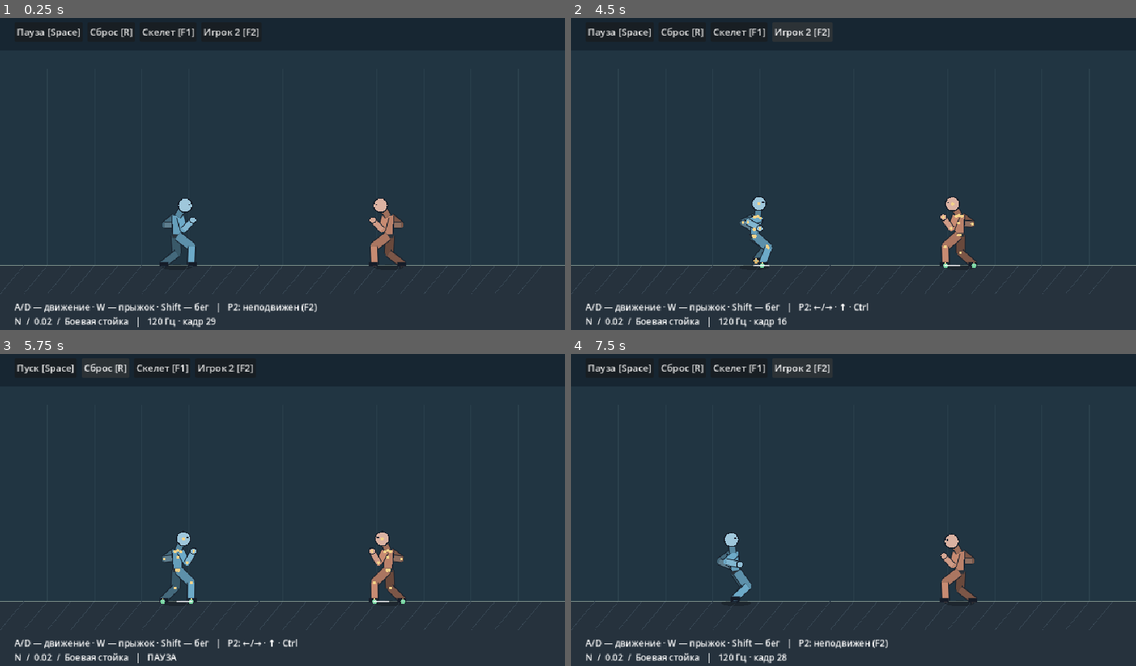
Above: before the commit, frames 1-4 (two rows, left to right).
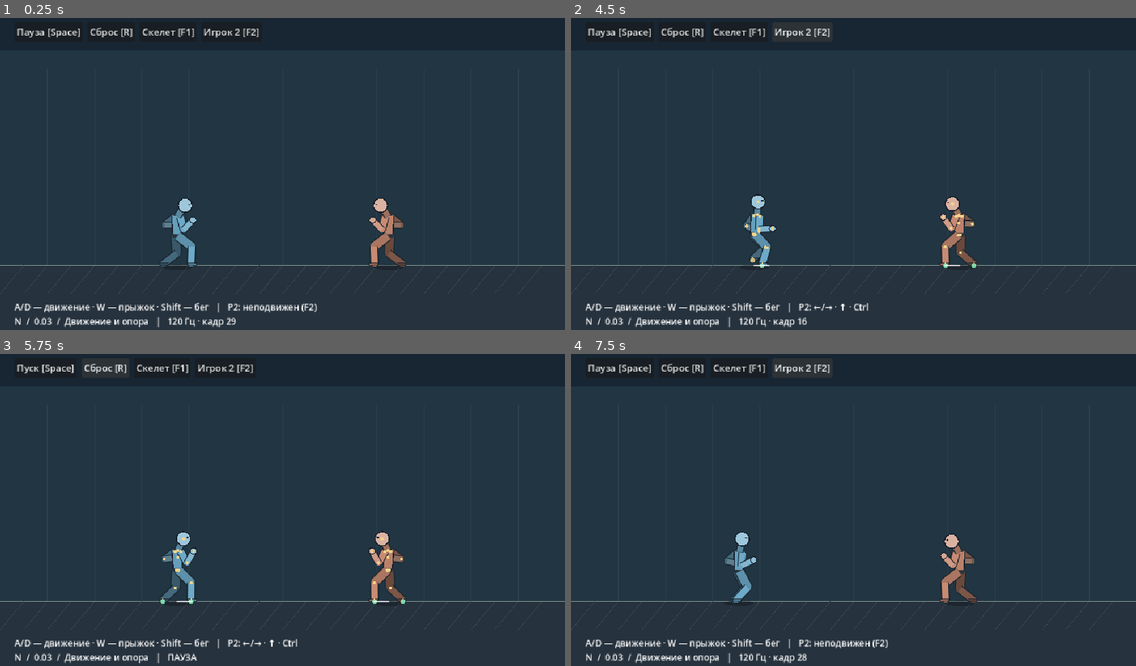
Above: after the commit, the same moments.

Repository: Mefits/pixelfxGadot
Game: Godot game, scene res://game/arena.tscn
Same seed, same stepped clock (60 frames per second), same inputs: the game is played once before the commit and once after it.
Inputs:
- Up to frame 1 (0.25 s): no input
- Up to frame 2 (4.5 s): click "Пауза [Space]" at 0.5 s; click "Пуск [Space]" at 1.25 s; click "Сброс [R]" at 2 s; click "Скелет [F1]" at 2.75 s; click "Игрок 2 [F2]" at 3.5 s; tap Enter at 4.25 s; hold D from 4.28 s (still down); tap R at 4.35 s
- Up to frame 3 (5.75 s): tap Space at 4.52 s; release D at 5 s; click "Сброс [R]" at 5 s
- Up to frame 4 (7.5 s): click "Скелет [F1]" at 5.75 s; click "Игрок 2 [F2]" at 6.5 s; tap Space at 7.25 s; hold A from 7.28 s (still down); tap Shift at 7.35 s

The runs differ from the first frame. In frame 1, 0.6% of the frame differs, in the area x 8-72%, y 78-100%; in frame 2, 0.9%; in frame 3, 0.4%; in frame 4, 1.1%, in the area x 8-72%, y 57-100%.

Commit message:
N 0.03: reference-informed locomotion, guard backpedal, jump phases and real motion captures

Diff:
--- a/game/arena.gd
+++ b/game/arena.gd
@@ -60,7 +60,7 @@
     _hud()
     queue_redraw()
 func _hud()->void:
-    hud.text="A/D — движение · W — прыжок · Shift — бег   |   "+("P2: неподвижен (F2)" if single_player else "P2: ←/→ · ↑ · Ctrl")+"\nN  /  0.02  /  Боевая стойка   |   "+("ПАУЗА" if paused else ("120 Гц · кадр "+str(world.ticks)))
+    hud.text="A/D — движение · W — прыжок · Shift — бег   |   "+("P2: неподвижен (F2)" if single_player else "P2: ←/→ · ↑ · Ctrl")+"\nN  /  0.03  /  Движение и опора   |   "+("ПАУЗА" if paused else ("120 Гц · кадр "+str(world.ticks)))
 func _segment(a:Vector2,b:Vector2,width:float,c:Color)->void:
     draw_line(a,b,Color("#17202b"),width+3,true)
     draw_line(a,b,c,width,true)
@@ -69,7 +69,9 @@
     _segment(p["thigh_"+side],p["knee_"+side],13,c.darkened(.15))
     _segment(p["knee_"+side],p["foot_"+side],10,c)
     var foot:Vector2=p["foot_"+side]
-    draw_line(foot-Vector2(5*face,0),foot+Vector2(9*face,0),Color("#151c28"),6,true)
+    var foot_axis:=Vector2(float(face),0)
+    draw_line(foot-foot_axis*5,foot+foot_axis*9,Color("#151c28"),4,true)
+    draw_line(foot-foot_axis*4,foot+foot_axis*8,c.darkened(.25),2,true)
     _segment(p["shoulder_"+side],p["elbow_"+side],10,c)
     _segment(p["elbow_"+side],p["hand_"+side],8,c.lightened(.14))
     draw_circle(p["hand_"+side],6,Color("#17202b"))
--- /dev/null
+++ b/game/motion_pose.gd
@@ -0,0 +1,23 @@
+extends RefCounted
+## Pose targets, hand-authored from Craftpix side-view sheets, not copied sprite pixels.
+## Running: forward torso lean, high recovery knee and opposed bent arms.
+## Jump: reach -> tuck -> extension; landing uses the motor's damped contact envelope.
+static func air(m,side:int)->Dictionary:
+    var s:float=1.0 if side==0 else -1.0
+    var t:float=m.airborne_time
+    var phase:float=clampf(t/.78,0,1)
+    var takeoff:float=smoothstep(0.0,.12,t)
+    var tuck:float=smoothstep(.07,.29,t)*(1.0-smoothstep(.43,.70,t))
+    var extend:float=smoothstep(.46,.76,t)
+    var f:Vector2=Vector2(s*(16+8*tuck),-5-26*tuck)
+    if side==1:f.y+=8*tuck
+    if m.takeoff_feet.size()==2:f=Vector2(m.takeoff_feet[side]).lerp(f,takeoff)
+    f=f.lerp(Vector2(s*24,-2),extend)
+    var hand:Vector2=Vector2(17.0 if side==0 else 7.0,11.0)
+    hand=hand.lerp(Vector2(27.0 if side==0 else -4.0,-12.0 if side==0 else 16.0),tuck)
+    hand=hand.lerp(Vector2(19.0 if side==0 else 9.0,12.0),extend)
+    return {"foot":f,"hand":hand,"lean":lerpf(12.0,25.0,tuck)*(1.0-extend)+4.0*extend,"hip_y":-50.0+6.0*tuck,"phase":phase}
+static func arm_target(stride:float,run:float,side:int)->Vector2:
+    var upper:float=-stride*lerpf(24.0,48.0,run)
+    var elbow:float=lerpf(35.0,91.0,run)
+    return Vector2(0,22).rotated(deg_to_rad(upper))+Vector2(0,23).rotated(deg_to_rad(upper-elbow))
--- a/game/motor.gd
+++ b/game/motor.gd
@@ -20,6 +20,12 @@
 var swing_from:=Vector2.ZERO
 var swing_to:=Vector2.ZERO
 var swing_t:float=0
+var swing_duration:float=STEP_TIME
+var swing_height:float=10
+var run_mix:float=0
+var takeoff_feet:Array[Vector2]=[]
+var takeoff_gait:float=0
+var takeoff_run:float=0
 var jump_latch:bool=false
 var land:float=0
 var airborne_time:float=0
@@ -39,8 +45,13 @@
 func _begin_step(index:int,axis:float)->void:
     swing=index
     swing_from=feet[index]
-    var ahead:float=signf(axis)*(29 if sprint else 22)
-    if absf(axis)<.01:ahead=(STANCE.HALF_WIDTH if index==0 else -STANCE.HALF_WIDTH)*facing
+    # Freeze the step duration at lift-off; changing Shift mid-step cannot snap a foot.
+    var moving:bool=absf(axis)>.01
+    var fast:bool=moving and sprint and axis*facing>0
+    swing_duration=.13 if fast else (.18 if moving else .15)
+    swing_height=23.0 if fast else (10.0 if moving else 6.0)
+    var ahead:float=signf(axis)*(17.0+absf(axis)*swing_duration)
+    if not moving:ahead=(STANCE.HALF_WIDTH if index==0 else -STANCE.HALF_WIDTH)*facing
     swing_to=Vector2(clampf(pos.x+ahead,32,928),FLOOR)
     swing_t=0
     next_foot=1-index
@@ -49,10 +60,16 @@
     var axis:float=clampf(float(input.get("move",0)),-1,1)
     sprint=bool(input.get("run",false))
     var jump:bool=bool(input.get("jump",false))
-    if absf(opponent_x-pos.x)>5:facing=1 if opponent_x>pos.x else -1
-    var target:float=axis*(RUN if sprint else WALK)
+    if grounded and absf(opponent_x-pos.x)>5:facing=1 if opponent_x>pos.x else -1
+    # Backpedal in guard rather than playing a forward sprint backwards.
+    var backward:bool=axis*facing<0
+    var target:float=axis*(96.0 if backward else (RUN if sprint else WALK))
     velocity.x=move_toward(velocity.x,target,DT*(BRAKE if absf(axis)<.01 else ACCEL))
     if grounded and jump and not jump_latch:
+        takeoff_feet.clear()
+        for foot in feet:takeoff_feet.append(Vector2((foot.x-pos.x)*facing,foot.y-pos.y-2))
+        takeoff_gait=gait
+        takeoff_run=run_mix
         velocity.y=-JUMP
         grounded=false
         airborne_time=0
@@ -73,15 +90,16 @@
         airborne_time+=DT
         return
     gait=move_toward(gait,clampf(absf(velocity.x)/WALK,0,1),DT*8)
+    run_mix=move_toward(run_mix,clampf((velocity.x*facing-WALK)/(RUN-WALK),0,1),DT*6)
     # Continue phase only as a breathing/weight cycle; never move planted feet.
     guard_phase=fposmod(guard_phase+DT,STANCE.DURATION)
     if swing>=0:
-        var duration:float=.12 if sprint else STEP_TIME
-        swing_t=minf(duration,swing_t+DT)
-        var u:float=swing_t/duration
+        swing_t=minf(swing_duration,swing_t+DT)
+        var u:float=swing_t/swing_duration
         var eased:float=u*u*(3-2*u)
         feet[swing]=swing_from.lerp(swing_to,eased)
-        feet[swing].y-=sin(u*PI)*(15 if sprint else 10)
+        # Early knee lift, late reach and settling, based on the running/walking silhouettes.
+        feet[swing].y-=pow(sin(u*PI),1.25)*swing_height
         if u>=1:
             feet[swing]=swing_to
             swing=-1
@@ -89,7 +107,7 @@
     if swing<0:
         if absf(velocity.x)>10:
             var trailing:int=0 if (feet[0].x-feet[1].x)*velocity.x<=0 else 1
-            if absf(feet[trailing].x-pos.x)>12 or absf(feet[0].x-feet[1].x)<8:_begin_step(trailing,velocity.x)
+            if (pos.x-feet[trailing].x)*signf(velocity.x)>8 or absf(feet[0].x-feet[1].x)<12:_begin_step(trailing,velocity.x)
         else:
             # Return to a stable stance one foot at a time, never teleport feet.
             var desired:float=pos.x+STANCE.HALF_WIDTH*facing
--- a/game/rig.gd
+++ b/game/rig.gd
@@ -2,6 +2,7 @@
 ## Analytic two-link IK with an explicit bend side in facing-right space.
 ## The actual render rig is also the future physics attachment contract.
 const GUARD=preload("res://game/guard_pose.gd")
+const MOTION=preload("res://game/motion_pose.gd")
 const TORSO=34.0
 const NECK=22.0
 const UPPER_LEG=30.0
@@ -24,9 +25,19 @@
     var relative:float=m.velocity.x*direction
     var g:Dictionary=GUARD.sample(m.guard_phase)
     var moving:float=clampf(m.gait,0,1) if m.grounded else 1.0
-    var lean:float=lerpf(float(g.torso),clampf(relative/215.0,-1,1)*16,moving)
+    var fast:float=m.run_mix
+    var backward:bool=relative<-.1
+    var travel_lean:float=3.0 if backward else lerpf(8.0,23.0,fast)
+    var lean:float=lerpf(float(g.torso),travel_lean,moving)
     var hip_x:float=lerpf(float(g.hip.x),0,moving)
-    var hip_y:float=lerpf(float(g.hip.y),-50,moving)+4*m.land
+    var step_u:float=m.swing_t/m.swing_duration if m.swing>=0 else 0.0
+    var bounce:float=sin(step_u*PI)*lerpf(2.0,5.0,fast)*moving
+    var hip_y:float=lerpf(float(g.hip.y),-51.0-bounce,moving)+9*m.land
+    lean+=12*m.land
+    if not m.grounded:
+        var ap:Dictionary=MOTION.air(m,0)
+        lean=float(ap.lean)
+        hip_y=float(ap.hip_y)
     if m.grounded:
         # Keep BOTH target feet within the reach envelope while grounded.
         for i in range(2):
@@ -47,15 +58,16 @@
         if m.grounded:
             foot=Vector2((m.feet[i].x-m.pos.x)*direction,m.feet[i].y-m.pos.y-2)
         else:
-            var rising:float=clampf(-m.velocity.y/395.0,0,1)
-            foot=hip+Vector2(side_sign*(12+9*rising),38-13*rising)
+            foot=MOTION.air(m,i).foot
         # A planted leg bends toward the opponent; the elbow bends downward.
         var leg:Array[Vector2]=chain(thigh,foot,UPPER_LEG,LOWER_LEG,-1)
         var stride:float=clampf((foot.x-hip.x)/24,-1,1)
         var guard:Vector2=g.lead if i==0 else g.rear
-        var travel:Vector2=Vector2(-stride*15,25-absf(stride)*4)
-        var hand_goal:Vector2=shoulder+guard.lerp(travel,moving*.75)
-        if not m.grounded:hand_goal=shoulder+Vector2(12*side_sign,10)
+        var travel:Vector2=MOTION.arm_target(stride,fast,i)
+        var blend:float=moving*(.28 if backward else lerpf(.55,1.0,fast))
+        var hand_goal:Vector2=shoulder+guard.lerp(travel,blend)
+        if m.grounded:hand_goal+=Vector2(4*m.land,8*m.land)
+        else:hand_goal=shoulder+Vector2(MOTION.air(m,i).hand)
         var arm:Array[Vector2]=chain(shoulder,hand_goal,UPPER_ARM,LOWER_ARM,1)
         local["shoulder_"+side]=shoulder
         local["elbow_"+side]=arm[0]
--- a/tests/locomotion.gd
+++ b/tests/locomotion.gd
@@ -69,6 +69,50 @@
     for i in range(240):w.tick({"move":1,"run":true},{})
     check(w.b.pos.x-w.a.pos.x>=37.99,"No crossing on ground")
     check(w.a.facing==1 and w.b.facing==-1,"Face opponent")
+    # Separate repeated steady locomotion, backward movement, and a Shift change mid-step.
+    for mode in ["walk","run","back"]:
+        var motion=W.new()
+        var origin:float=motion.a.pos.x
+        var peak:float=0
+        var lift:float=0
+        for i in range(150):
+            var prior:Array[Vector2]=motion.a.feet.duplicate()
+            var old_swing:int=motion.a.swing
+            motion.tick({"move":-1 if mode=="back" else 1,"run":mode=="run" or mode=="back"},{})
+            peak=maxf(peak,absf(motion.a.velocity.x))
+            if motion.a.swing>=0:lift=maxf(lift,M.FLOOR-motion.a.feet[motion.a.swing].y)
+            if motion.b.pos.x-motion.a.pos.x>40 and motion.a.pos.x>49:
+                for idx in range(2):
+                    if idx!=old_swing and idx!=motion.a.swing:
+                        check(prior[idx].distance_to(motion.a.feet[idx])<.001,"Fixed support "+mode)
+                    var side:String="near" if idx==0 else "far"
+                    if motion.a.swing!=idx:
+                        check(motion.rig_a.points["foot_"+side].distance_to(motion.a.feet[idx]-Vector2(0,2))<.5,"Support reach "+mode)
+        check(peak>90 and motion.a.steps>3,"Motion "+mode)
+        if mode=="run":check(peak>200 and lift>18,"Running cadence and lift")
+        if mode=="back":check(motion.a.pos.x<origin-80 and motion.a.facing==1 and peak<100,"Backpedal preserves guard")
+    var transition=W.new()
+    for i in range(35):transition.tick({"move":1},{})
+    var duration:float=transition.a.swing_duration
+    var active:int=transition.a.swing
+    transition.tick({"move":1,"run":true},{})
+    if active>=0 and transition.a.swing==active:check(transition.a.swing_duration==duration,"No swing duration snap")
+    for i in range(60):transition.tick({"move":-1},{})
+    for i in range(100):transition.tick({},{})
+    check(transition.a.swing==-1 and transition.a.velocity.length()<.001,"Reversal settles")
+    var leap=W.new()
+    var touched:bool=false
+    var compression:float=0
+    for i in range(150):
+        leap.tick({"jump":i==0},{})
+        if leap.a.grounded and i>30:
+            touched=true
+            compression=maxf(compression,leap.a.land)
+        for side in ["near","far"]:
+            var p:Dictionary=leap.rig_a.points
+            check(p["foot_"+side].y<=M.FLOOR+.01,"Air and landing no penetration")
+            check(absf(p["knee_"+side].distance_to(p["foot_"+side])-R.LOWER_LEG)<.001,"Air limb length")
+    check(touched and compression>.8,"Landing compression")
     var x=W.new()
     var y=W.new()
     for i in range(60):x.advance(1.0/60,{"move":1},{})
--- a/tests/visual.gd
+++ b/tests/visual.gd
@@ -1,11 +1,27 @@
 extends SceneTree
 const S=preload("res://game/arena.tscn")
+const W=preload("res://game/world.gd")
 func _initialize()->void:call_deferred("_run")
 func capture(name:String)->void:
     await process_frame
     await RenderingServer.frame_post_draw
     var image:Image=root.get_texture().get_image()
     if image.save_png("res://reports/"+name+".png")!=OK:push_error("Capture failed")
+func sequence(scene,name:String,count:int,kind:String)->void:
+    scene.world=W.new()
+    scene.debug=false
+    DirAccess.make_dir_recursive_absolute("res://reports/"+name)
+    for frame in range(count):
+        for i in range(6):
+            var n:int=frame*6+i
+            var input:Dictionary={}
+            if kind=="walk":input={"move":1 if frame<20 else 0}
+            elif kind=="run":input={"move":1 if frame<24 else 0,"run":frame<24}
+            elif kind=="back":input={"move":-1 if frame<20 else 0}
+            elif kind=="jump":input={"jump":n==12}
+            scene.world.tick(input,{})
+        scene.queue_redraw()
+        await capture(name+"/frame_%03d"%frame)
 func _run()->void:
     root.size=Vector2i(960,540)
     DirAccess.make_dir_recursive_absolute("res://reports")
@@ -28,6 +44,10 @@
     for i in range(32):scene.world.tick({"move":1,"jump":i==0},{})
     scene.queue_redraw()
     await capture("jump")
+    await sequence(scene,"walk",32,"walk")
+    await sequence(scene,"run",36,"run")
+    await sequence(scene,"back",32,"back")
+    await sequence(scene,"leap",30,"jump")
     scene._pause()
     if not scene.paused:quit(1);return
     scene._reset()
Not shown, changed: docs/CHECKPOINT.md
Not shown, changed: docs/PLAN.md
